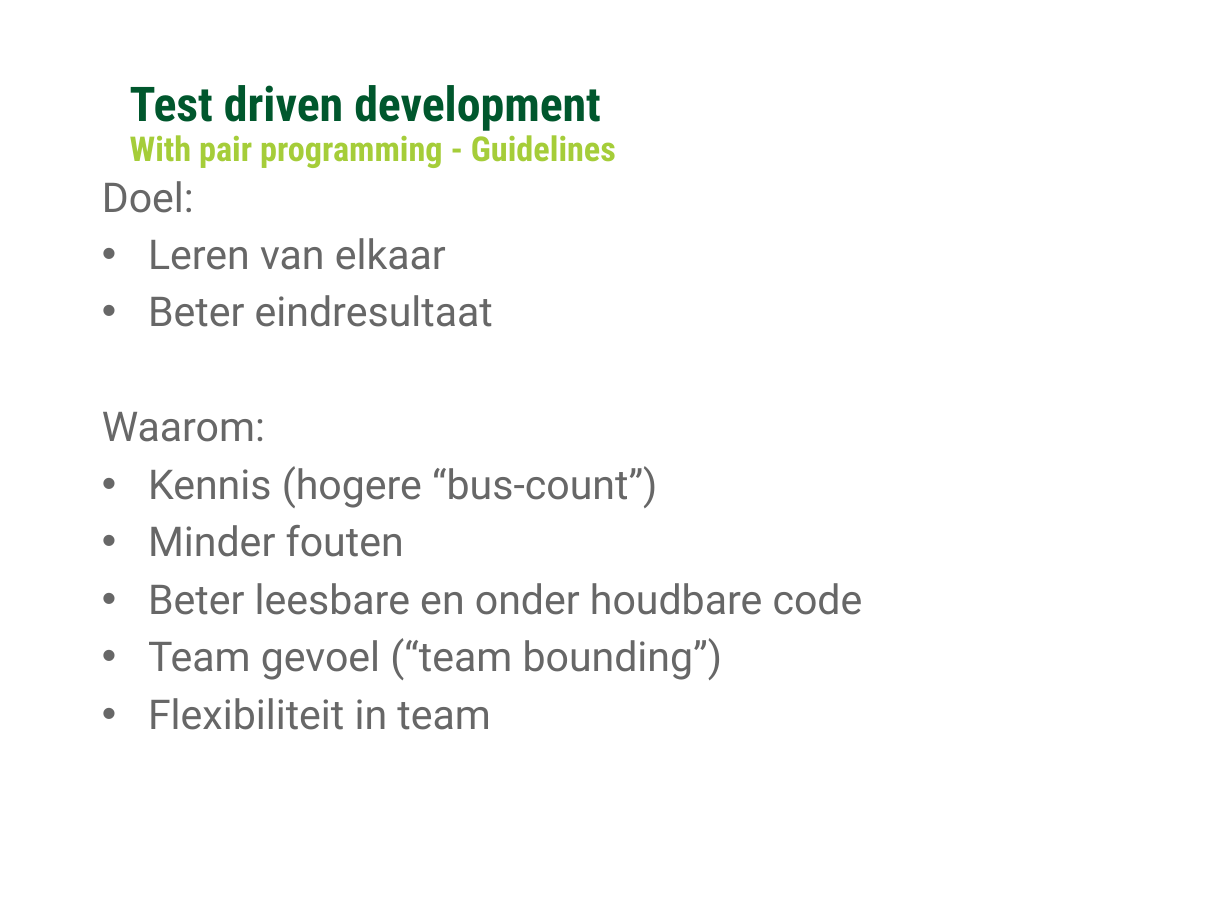
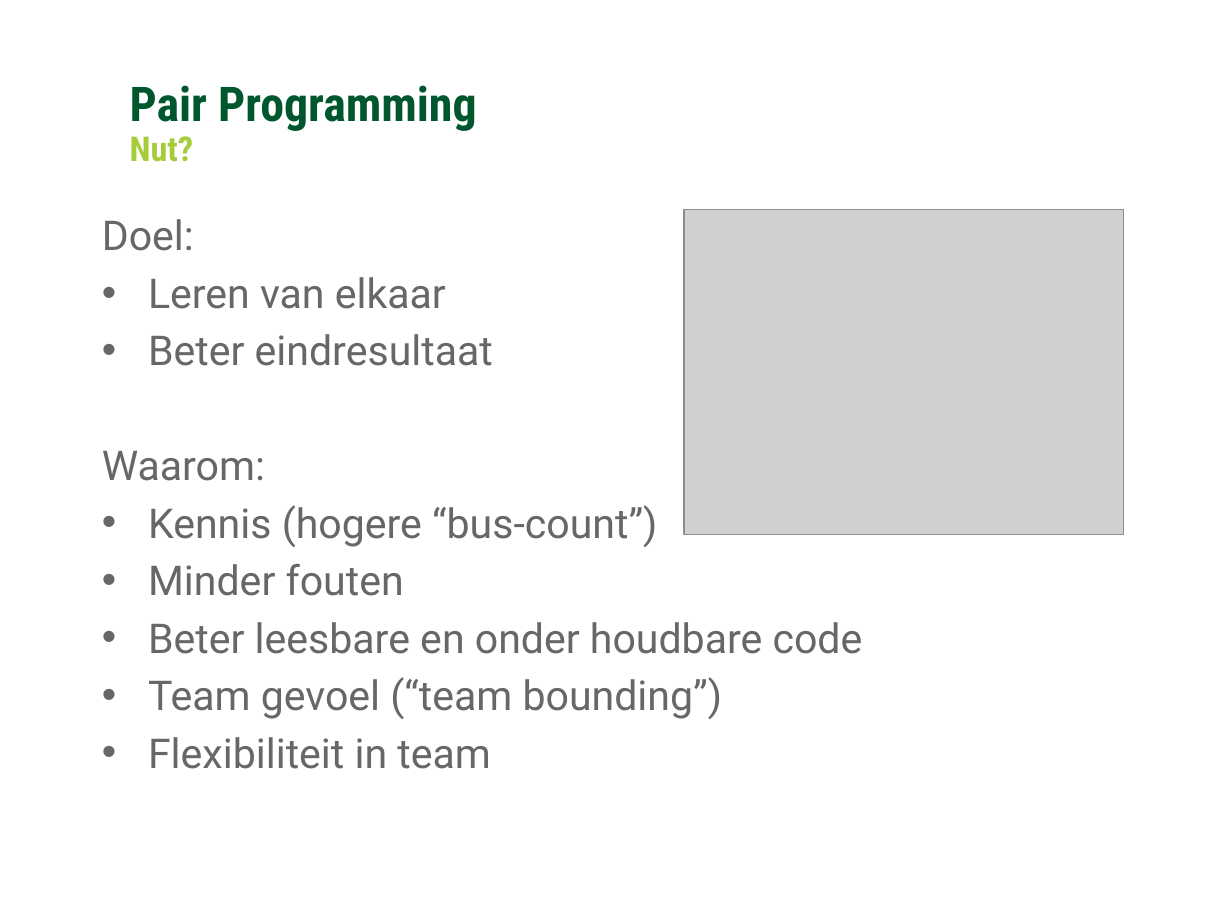
Before and after one commit to Ozindar/GCUnitTestDojo, a slide deck: slide 7 of warehouse/Coding Kata - TDD Extending the Warehouse.pptx. Drawn at 1232x924 pixels with LibreOffice and Linux fonts; fonts in the diff are those of the drawing; grey boxes stand for pictures; background and template pictures are left out. Boxes give left, top, right and bottom in pixels: in the first picture for what was removed or moved away, otherwise in the second. Text is boxed around its words. In the diff, an @@ line names an element or a change of style, - is before the commit and + after.

```diff
--- a/warehouse/Coding Kata - TDD Extending the Warehouse.pptx
+++ b/warehouse/Coding Kata - TDD Extending the Warehouse.pptx
@@ text at (130,85,477,131): text changed @@
-Test driven development
+Pair Programming
@@ text at (130,136,194,162): text changed @@
-With pair programming - Guidelines
+Nut?
@@ text "Doel:": place and size @@
-text "Doel:" at (102,181,863,730)
+text "Doel:" at (102,219,863,769)
@@ picture added at (684,209,1124,535) @@
```
Also in this commit, not shown: 11 other slides changed, 1 slide added, 2 slides removed, 22 other files.
